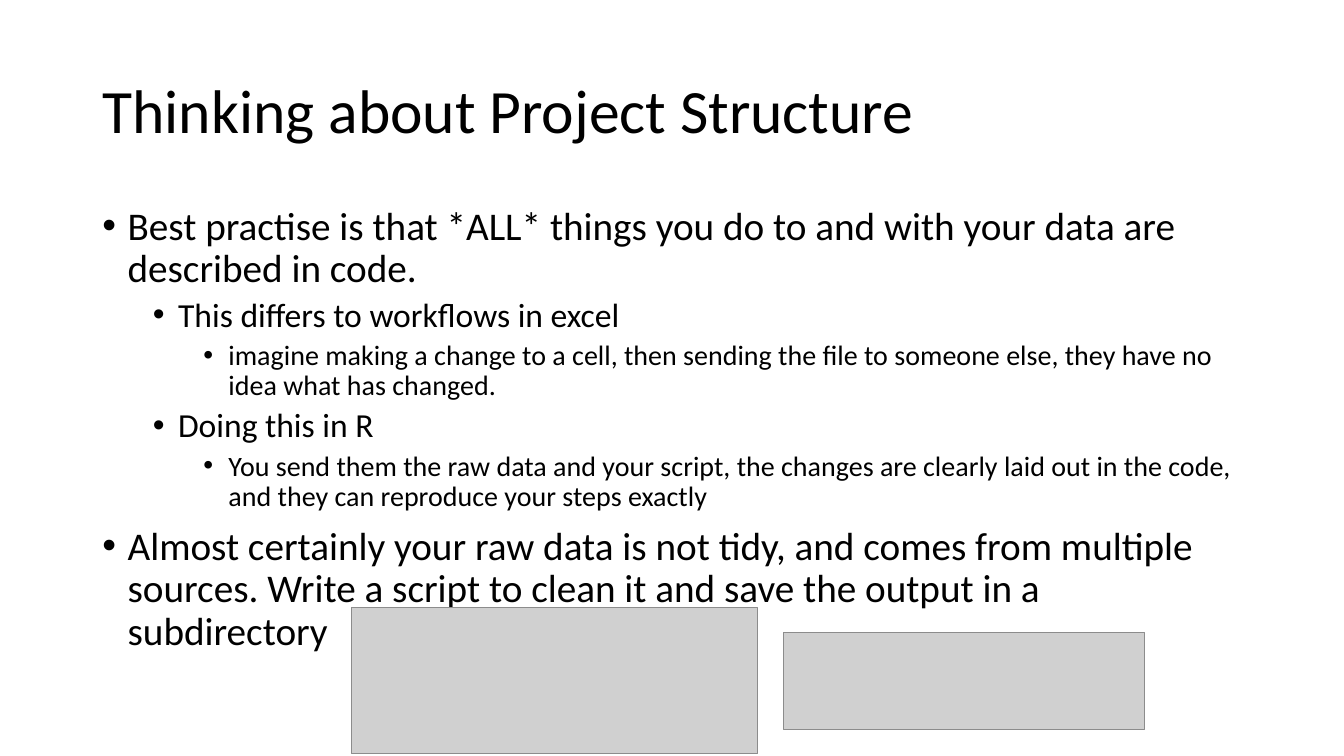
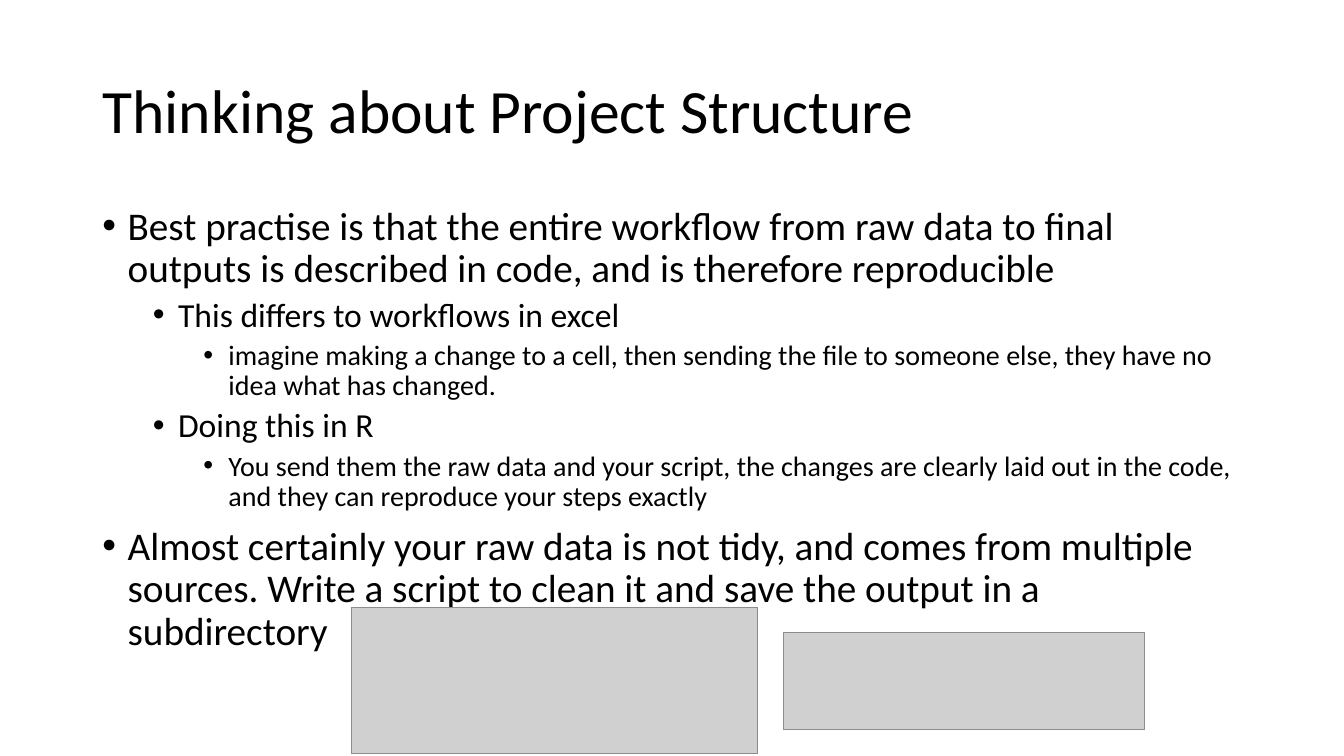
Before and after one commit to lidiaalfanti/r-course, a slide deck: slide 9 of courses/r-intro/docs/Intro to R 2023_day2.pptx. Drawn at 1344x756 pixels with LibreOffice and Linux fonts; fonts in the diff are those of the drawing; grey boxes stand for pictures. Boxes give left, top, right and bottom in pixels: in the first picture for what was removed or moved away, otherwise in the second. Text is boxed around its words. In the diff, an @@ line names an element or a change of style, - is before the commit and + after.

```diff
--- a/courses/r-intro/docs/Intro to R 2023_day2.pptx
+++ b/courses/r-intro/docs/Intro to R 2023_day2.pptx
@@ text at (128,212,1114,289): text changed @@
-• Best practise is that *ALL* things you do to and with your data are described in code.
+• Best practise is that the entire workflow from raw data to final outputs is described in code, and is therefore reproducible
```
Also in this commit, not shown: 5 other slides changed, 1 slide added.
